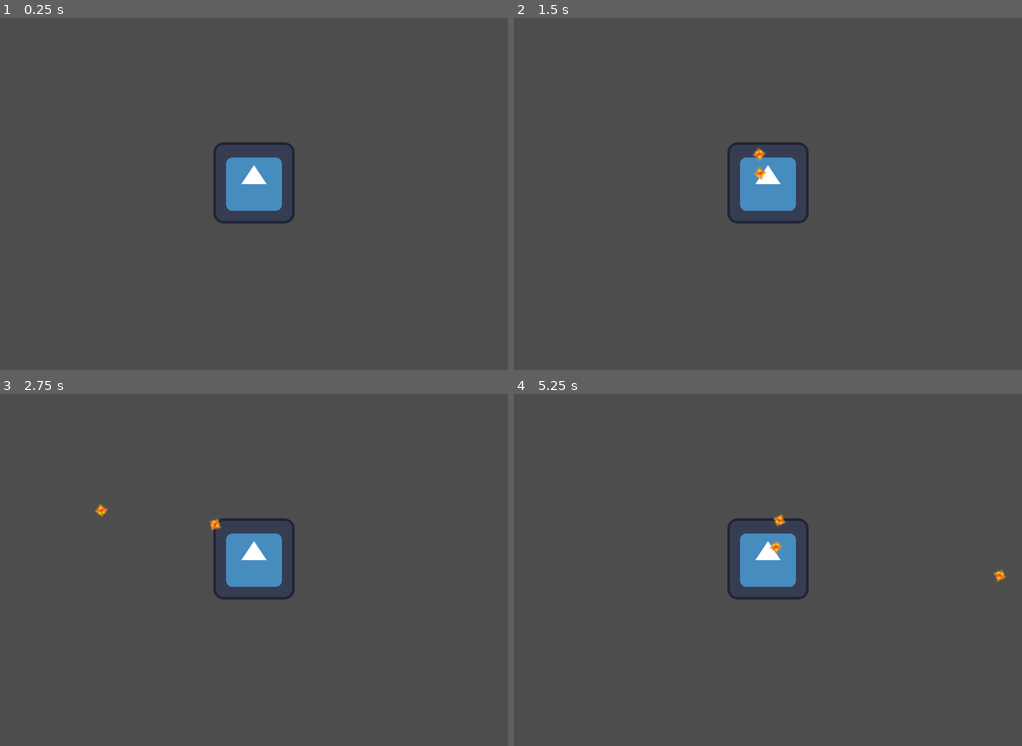
Above: before the commit, frames 1-4 (two rows, left to right).
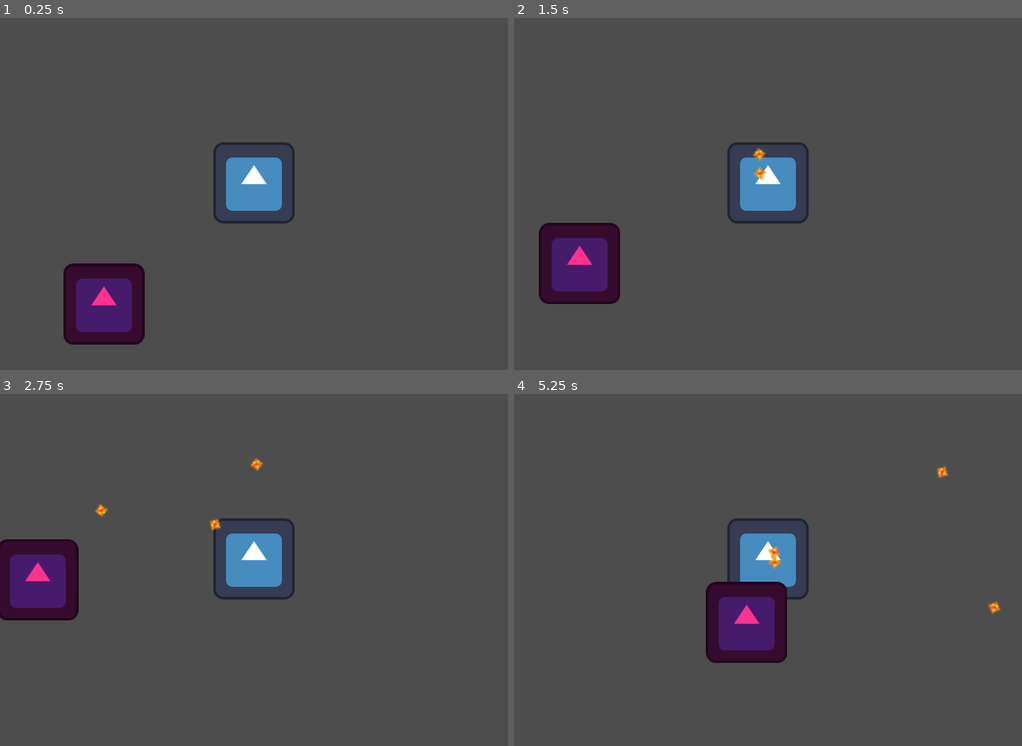
Above: after the commit, the same moments.

Repository: joaovictorctorres/elder-remnants
Game: Godot game, scene res://main.tscn
The game is run twice, just before and just after one commit, with the same random seed, the same clock (stepped at 60 frames per second) and the same inputs. The engine's default icon, where the game draws it, is replaced by a stand-in: a white triangle on a blue panel in a dark square.
Inputs (mouse positions are in pixels of both pictures, inside the frame that each line leads up to):
- Up to frame 1 (0.25 s): no input
- Up to frame 2 (1.5 s): move the mouse to (879, 162) at 0.52 s; hold D (move_right) 0.53-1.28 s; click (879, 162) at 0.6 s; move the mouse to (666, 201) at 1.27 s; hold S (move_down) from 1.28 s (still down); click (666, 201) at 1.35 s
- Up to frame 3 (2.75 s): move the mouse to (304, 474) at 2.02 s; release S (move_down) at 2.03 s; hold D (move_right) from 2.03 s (still down); click (304, 474) at 2.1 s
- Up to frame 4 (5.25 s): move the mouse to (742, 633) at 2.77 s; release D (move_right) at 2.78 s; hold W (move_up) 2.78-3.53 s; click (742, 633) at 2.85 s; move the mouse to (920, 615) at 3.52 s; hold A (move_left) 3.53-5.03 s; click (920, 615) at 3.6 s; move the mouse to (615, 503) at 4.27 s; click (615, 503) at 4.35 s; move the mouse to (793, 559) at 5.02 s; hold S (move_down) from 5.03 s (still down); click (793, 559) at 5.1 s

The runs differ from the first frame. In frame 1, 3.6% of the frame differs, in the area x 12-29%, y 69-93%; in frame 2, 3.6%; in frame 3, 3.6%; in frame 4, 4.0%, in the area x 37-97%, y 20-77%.

Commit message:
atualização

Diff:
--- a/Bullet.gd
+++ b/Bullet.gd
@@ -44,3 +44,27 @@
 # 	if body.has_method("take_damage"): # Verifica se o corpo atingido é um inimigo (por exemplo)
 # 		body.take_damage(1) # Causa dano (você precisará criar essa função no inimigo)
 # 	queue_free() # Bala se destrói ao atingir algo
+# ... (resto do código do bullet.gd: extends, exports, _ready, _physics_process, _on_lifetime_timeout) ...
+
+
+# Função conectada ao sinal 'body_entered' do Area2D
+func _on_body_entered(body: Node2D) -> void:
+	# 'body' é o nó que entrou na área da bala
+
+	# ---- NOVO: Ignorar o Player ----
+	# Se o corpo que entrou está no grupo "players", não faça nada e saia da função.
+	if body.is_in_group("players"):
+		return # Sai da função, ignorando o Player
+
+	# ---- Lógica Original (agora só roda se NÃO for o Player) ----
+	# Verifica se o corpo que entrou TEM o método 'take_damage' (será o Inimigo)
+	if body.has_method("take_damage"):
+		print("Bala atingiu um corpo com 'take_damage':", body.name) # Debug
+		# Chama a função take_damage no corpo atingido, passando 1 de dano
+		body.take_damage(1)
+		# Destroi a bala após atingir um alvo válido (Inimigo)
+		queue_free()
+
+	# Opcional: Destruir a bala se atingir uma parede (requer TileMap com colisão)
+	# elif body is TileMap: # Ou verificar por grupo ("parede")
+	#    queue_free()
--- a/bullet.tscn
+++ b/bullet.tscn
@@ -6,8 +6,11 @@
 [sub_resource type="CircleShape2D" id="CircleShape2D_v8qja"]
 
 [node name="Bullet" type="Area2D"]
+collision_layer = 8
+collision_mask = 4
 script = ExtResource("1_v7oki")
 speed = 100.0
+lifetime = 3.415
 
 [node name="Sprite2D" type="Sprite2D" parent="."]
 position = Vector2(1.5, 1)
@@ -16,3 +19,5 @@
 
 [node name="CollisionShape2D" type="CollisionShape2D" parent="."]
 shape = SubResource("CircleShape2D_v8qja")
+
+[connection signal="body_entered" from="." to="." method="_on_body_entered"]
--- /dev/null
+++ b/enemy.gd
@@ -0,0 +1,94 @@
+extends CharacterBody2D
+
+
+@export var health: int = 3
+@export var move_speed: float = 100.0 # Velocidade de movimento do inimigo
+
+# Variável para guardar a referência ao nó Player
+var player: CharacterBody2D = null
+# Flag para controlar o cooldown de dano
+var can_damage: bool = true
+# Referência ao Timer (usaremos @onready)
+@onready var damage_cooldown_timer: Timer = $DamageCooldownTimer
+# ... (resto do código: take_damage, die) ...
+# Variável para a vida do inimigo, exportada para ajuste no editor
+
+func _ready() -> void:
+	# Tenta encontrar o nó Player pelo nome no nó pai (Main)
+	player = get_parent().get_node_or_null("Player") # get_node_or_null evita erro se não encontrar
+
+	if player == null:
+		print("ERRO: Nó Player não encontrado para o inimigo!")
+	# Tenta encontrar o nó Player na cena
+	# Assumindo que o Player é um nó filho direto da cena principal (pai do inimigo)
+	# Esta é uma forma simples, mas pode precisar de ajuste dependendo da estrutura da cena
+	# player = get_parent().get_node("Player") # Se o Player for sempre chamado "Player"
+	# Alternativa mais robusta: Encontrar por grupo (veremos depois)
+	# Para testes, vamos assumir que ele consegue encontrar
+
+	# Forma mais segura de encontrar o Player em estruturas mais complexas:
+	# Percorrer a árvore ou usar grupos. Por enquanto, vamos simular que ele sabe onde o Player está para focar no movimento.
+	# NO ENTANTO, para que a IA funcione, o 'player' PRECISA ser definido!
+	# Vamos pegar a referência no script Main depois, ou usar grupos.
+	# Por agora, o código de movimento assumirá que 'player' NÃO É null.
+	pass # Remove o 'pass' quando tiver a linha que encontra o player
+
+# Esta função é chamada a cada frame de física para o movimento
+func _physics_process(_delta: float) -> void:
+	# Só tenta mover se o player existir
+	if player:
+		# 1. Calcula o vetor direção do inimigo para o player
+		# (Posição do player - Posição do inimigo). Normaliza para obter apenas a direção.
+		var direction_to_player = (player.global_position - global_position).normalized()
+
+		# 2. Define a velocidade do inimigo
+		velocity = direction_to_player * move_speed
+
+		# 3. Move o inimigo e lida com colisões
+		move_and_slide()
+
+		# Opcional: Rotacionar o inimigo para olhar para o player (se a arte exigir)
+		# look_at(player.global_position)
+	else:
+		# Se o player não for encontrado (ainda!), o inimigo fica parado
+		velocity = Vector2.ZERO
+
+# Esta função será chamada pela bala quando o inimigo for atingido
+func take_damage(amount: int) -> void:
+	health -= amount
+	print("Inimigo atingido! Vida restante:", health) # Mensagem de debug
+
+	# Adicionar feedback visual aqui depois (piscar, etc.)
+
+	if health <= 0:
+		die()
+
+# Função para quando o inimigo morrer
+func die() -> void:
+	print("Inimigo derrotado!")
+	queue_free() # Remove o inimigo da cena
+# ... (topo do script, _ready, _physics_process, take_damage, die) ...
+
+# Chamada quando um corpo entra na Hitbox Area2D
+func _on_hitbox_body_entered(body: Node2D) -> void:
+
+	print("HITBOX DETECTOU:", body.name) # <-- Adicione esta linha
+
+	# Verifica se o corpo é do grupo "players" E se o inimigo pode causar dano agora
+	if body.is_in_group("players") and can_damage:
+		print("Inimigo atingiu o Player:", body.name) # Debug
+
+		# Chama a função take_damage no corpo (Player)
+		# Você pode definir o valor do dano aqui (ex: 1)
+		body.take_damage(1)
+
+		# Impede dano imediato novamente
+		can_damage = false
+		# Inicia o timer de cooldown
+		damage_cooldown_timer.start()
+
+# Chamada quando o DamageCooldownTimer termina
+func _on_damage_cooldown_timer_timeout() -> void:
+	# Permite que o inimigo cause dano novamente
+	can_damage = true
+	print("Inimigo pode causar dano novamente.") # Debug
--- /dev/null
+++ b/enemy.tscn
@@ -0,0 +1,37 @@
+[gd_scene load_steps=5 format=3 uid="uid://d2pi71b6u0y1s"]
+
+[ext_resource type="Script" uid="uid://bdfxq4dbrxi5k" path="res://enemy.gd" id="1_4gyqm"]
+[ext_resource type="Texture2D" uid="uid://cupbgooug6316" path="res://icon.svg" id="1_7k104"]
+
+[sub_resource type="RectangleShape2D" id="RectangleShape2D_qi2p4"]
+size = Vector2(87, 88)
+
+[sub_resource type="RectangleShape2D" id="RectangleShape2D_4gyqm"]
+size = Vector2(127.75, 124)
+
+[node name="Enemy" type="CharacterBody2D"]
+collision_layer = 4
+collision_mask = 13
+script = ExtResource("1_4gyqm")
+
+[node name="Sprite2D" type="Sprite2D" parent="."]
+modulate = Color(1, 0.196078, 0.560784, 1)
+texture = ExtResource("1_7k104")
+
+[node name="CollisionShape2D" type="CollisionShape2D" parent="."]
+position = Vector2(0, -1)
+shape = SubResource("RectangleShape2D_qi2p4")
+
+[node name="hitbox" type="Area2D" parent="."]
+collision_layer = 16
+collision_mask = 2
+
+[node name="CollisionShape2D" type="CollisionShape2D" parent="hitbox"]
+position = Vector2(1, 0)
+shape = SubResource("RectangleShape2D_4gyqm")
+
+[node name="DamageCooldownTimer" type="Timer" parent="."]
+one_shot = true
+
+[connection signal="body_entered" from="hitbox" to="." method="_on_hitbox_body_entered"]
+[connection signal="timeout" from="DamageCooldownTimer" to="." method="_on_damage_cooldown_timer_timeout"]
--- /dev/null
+++ b/main.gd
@@ -0,0 +1,24 @@
+extends Node2D
+
+# Função chamada uma vez que a cena Main está pronta
+func _ready() -> void:
+	# Encontra o primeiro nó no grupo "players"
+	# get_tree().get_nodes_in_group("players") retorna um array
+	var players_in_scene = get_tree().get_nodes_in_group("players")
+
+	var main_player = null
+	if players_in_scene.size() > 0:
+		main_player = players_in_scene[0] # Assume que o primeiro player encontrado é O player principal
+	else:
+		print("ERRO: Nenhum nó no grupo 'players' encontrado na cena Main!")
+		return # Não continue se não houver player
+
+	# Encontra todos os inimigos na cena (assumindo que estão no grupo "enemies" - vamos adicionar isso!)
+	var enemies_in_scene = get_tree().get_nodes_in_group("enemies") # PRECISA ADICIONAR INIMIGOS AO GRUPO "enemies"!
+
+		# Itera sobre cada inimigo encontrado e atribui a referência do player a ele
+	for enemy in enemies_in_scene:
+		if enemy.has_node("Player"): # <--- Linha 21 (ou próxima a ela)
+			enemy.player = main_player # Atribui a referência
+
+# Precisamos adicionar os inimigos ao grupo "enemies" agora!
--- a/main.tscn
+++ b/main.tscn
@@ -1,8 +1,17 @@
-[gd_scene load_steps=2 format=3 uid="uid://b2fof6thkc7ae"]
+[gd_scene load_steps=4 format=3 uid="uid://b2fof6thkc7ae"]
 
+[ext_resource type="Script" uid="uid://cgrdk3tij1vh" path="res://main.gd" id="1_1bvp3"]
 [ext_resource type="PackedScene" uid="uid://l05q605nirwx" path="res://player.tscn" id="1_ig7tw"]
+[ext_resource type="PackedScene" uid="uid://d2pi71b6u0y1s" path="res://enemy.tscn" id="2_h2yge"]
 
 [node name="Main" type="Node2D"]
+script = ExtResource("1_1bvp3")
 
 [node name="Player" parent="." instance=ExtResource("1_ig7tw")]
 position = Vector2(400, 300)
+collision_mask = 5
+
+[node name="Enemy" parent="." groups=["enemies"] instance=ExtResource("2_h2yge")]
+position = Vector2(154, 499)
+collision_mask = 9
+move_speed = 50.0
--- a/player.gd
+++ b/player.gd
@@ -1,49 +1,76 @@
 extends CharacterBody2D
 
-@export var speed: float = 150.0 # Velocidade ajustada
+# ---- SINAL ----
+# Sinal para avisar a UI quando a vida mudar
+signal health_updated(new_health)
 
-# Pré-carrega a cena da bala para que possamos criar instâncias dela
-@export var bullet_scene: PackedScene # Use @export para poder definir no editor!
+# ---- VARIÁVEIS ----
+@export var speed: float = 150.0
+@export var bullet_scene: PackedScene
 
-func _physics_process(delta: float) -> void:
-	# --- Código de Movimento (existente) ---
+# --- Variáveis de Vida ---
+@export var max_health: int = 5 # Vida máxima (pode ajustar no Inspetor)
+var current_health: int      # Vida atual
+
+# ---- FUNÇÕES PADRÃO ----
+func _ready() -> void:
+	# Inicializa a vida atual com a máxima quando o player entra na cena
+	current_health = max_health
+	# Emite o sinal com a vida inicial para a UI atualizar
+	health_updated.emit(current_health)
+	# Adiciona o nó Player ao grupo "players" (importante para o inimigo encontrar!)
+	# Faça isso aqui OU no editor (Nó > Grupos), mas garanta que esteja no grupo.
+	if not is_in_group("players"):
+		add_to_group("players")
+
+
+func _physics_process(_delta: float) -> void:
+	# --- Código de Movimento ---
 	var input_direction: Vector2 = Input.get_vector("move_left", "move_right", "move_up", "move_down")
 	velocity = input_direction * speed
 	move_and_slide()
-	# --------------------------------------
 
 	# --- Código de Ataque ---
-	# Verifica se a ação 'attack_basic' foi pressionada NESTE frame
 	if Input.is_action_just_pressed("attack_basic"):
-		print("Ação 'attack_basic' detectada!") # <-- ADICIONE ESTA LINHA
-		shoot() # Chama a função que criamos para atirar
+		shoot()
 
+# ---- FUNÇÕES ESPECÍFICAS ----
 func shoot() -> void:
-	print("Função shoot() chamada.") # <-- ADICIONE ESTA LINHA
-
-	# Verifica se a cena da bala foi definida no editor
 	if not bullet_scene:
-		print("ERRO: Cena da bala NÃO definida no Player!") # <-- Mensagem de erro
+		printerr("ERRO: Cena da bala não definida no Player!") # Use printerr para erros
 		return
-
-	print("Cena da bala está definida:", bullet_scene) # <-- ADICIONE ESTA LINHA
-
-	# Cria uma nova instância (cópia) da cena da bala
 	var bullet_instance = bullet_scene.instantiate()
-	print("Instância da bala criada:", bullet_instance) # <-- ADICIONE ESTA LINHA
-
-	# Calcula a direção do jogador para o mouse
 	var mouse_position = get_global_mouse_position()
 	var shoot_direction = (mouse_position - global_position).normalized()
-	print("Direção do tiro:", shoot_direction) # <-- ADICIONE ESTA LINHA
+	bullet_instance.global_position = global_position # Ajuste se necessário (ex: + shoot_direction * 10)
+	bullet_instance.direction = shoot_direction
+	get_parent().add_child(bullet_instance)
 
-	# Define a posição inicial e direção da bala
-	bullet_instance.global_position = global_position
-	bullet_instance.direction = shoot_direction # Assume que bullet_instance tem a variável 'direction'
+# --- FUNÇÃO PARA RECEBER DANO ---
+func take_damage(amount: int) -> void:
+	current_health -= amount
+	# Garante que a vida não fique abaixo de 0
+	current_health = max(current_health, 0)
+	# Avisa a UI e outros sistemas sobre a mudança na vida
+	health_updated.emit(current_health)
+	print("Player levou dano! Vida atual:", current_health) # Debug
 
-	# Adiciona a instância da bala à cena principal atual
-	get_parent().add_child(bullet_instance)
-	print("Bala adicionada como filha de:", get_parent().name) # <-- ADICIONE ESTA LINHA
+	# AQUI: Adicione feedback visual/sonoro de dano no Player (ex: piscar sprite)
+	# Exemplo simples de piscar:
+	# $Sprite2D.modulate = Color.RED # Muda para vermelho
+	# await get_tree().create_timer(0.1).timeout # Espera 0.1 segundos
+	# $Sprite2D.modulate = Color.WHITE # Volta ao normal
+	# (Isso requer que seu nó de sprite se chame "Sprite2D")
 
-	# (Opcional: Rotacionar o Player para olhar para o mouse ao atirar)
-	# look_at(get_global_mouse_position())
+	# Verifica se o jogador morreu
+	if current_health <= 0:
+		die()
+
+# --- FUNÇÃO DE MORTE ---
+func die() -> void:
+	print("Player Morreu!")
+	# Ação de morte: Recarregar a cena, mostrar tela de game over, etc.
+	# Exemplo: Recarregar a cena atual
+	get_tree().reload_current_scene()
+	# Exemplo: Pausar e talvez mostrar uma tela de Game Over depois
+	# get_tree().paused = true
--- a/player.tscn
+++ b/player.tscn
@@ -4,11 +4,11 @@
 [ext_resource type="Script" uid="uid://b7qxyy0nl5r6" path="res://player.gd" id="1_onrkg"]
 [ext_resource type="PackedScene" uid="uid://bnpfsm6wpmrkr" path="res://bullet.tscn" id="2_i3pqv"]
 
-[sub_resource type="CapsuleShape2D" id="CapsuleShape2D_onrkg"]
-radius = 57.0
-height = 118.0
+[sub_resource type="RectangleShape2D" id="RectangleShape2D_i3pqv"]
+size = Vector2(115, 114)
 
-[node name="Player" type="CharacterBody2D"]
+[node name="Player" type="CharacterBody2D" groups=["players"]]
+collision_layer = 2
 script = ExtResource("1_onrkg")
 bullet_scene = ExtResource("2_i3pqv")
 
@@ -16,7 +16,7 @@
 texture = ExtResource("1_4flbx")
 
 [node name="CollisionShape2D" type="CollisionShape2D" parent="."]
-position = Vector2(0, -3)
-shape = SubResource("CapsuleShape2D_onrkg")
+position = Vector2(-1.5, -1)
+shape = SubResource("RectangleShape2D_i3pqv")
 
 [node name="Camera2D" type="Camera2D" parent="."]
--- a/project.godot
+++ b/project.godot
@@ -55,6 +55,14 @@
 ]
 }
 
+[layer_names]
+
+2d_render/layer_1="world"
+2d_render/layer_2="player"
+2d_render/layer_3="enemies"
+2d_render/layer_4="player_hitbox"
+2d_render/layer_5="enemy_hitbox"
+
 [rendering]
 
 renderer/rendering_method="gl_compatibility"
Not shown, added: enemy.gd.uid
Not shown, added: main.gd.uid
